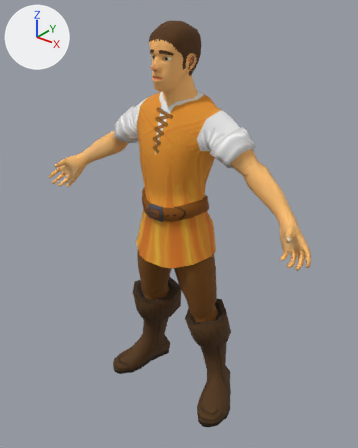
A saved change to the COLLADA model data/models/Adventurer-Militia/Militia-Adventurer-RIGGED.dae.
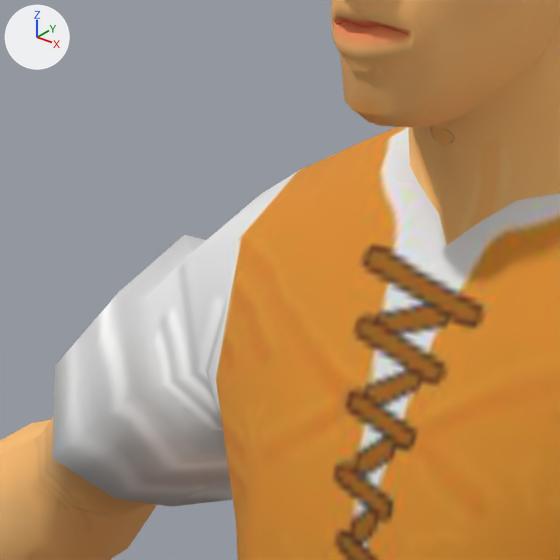
Old and new are each drawn whole from a 50 mm lens placed at (1.64, -2.09, 2.45), pointed at (0.0, -0.04, 1.18) and again close up on the part from 30% to 51% of the width and 17% to 34% of the height. Every picture has the same lights, and +X, +Y and +Z are marked at upper left. Where no turn or scale is listed for an object, it has been applied to the vertices.

The older version as bpy lines, for what is in view:
```python
mat_default = principled_material('default')
mat_default.texture = img_militia_texture_jpg
mat_default.roughness = 0.9
me_body_001 = bpy.data.meshes.new('Body.001')
me_body_001.from_pydata(...)  # 1834 vertices, 3640 faces; spans x -0.89..0.93, y -0.07..0.37, z -1.14..1.14
me_body_001.materials.append(mat_default)  # picture img_militia_texture_jpg
ob_body_001 = bpy.data.objects.new('Body_001', me_body_001)
ob_body_001.location = (-0.018, -0.21, 1.145)
```
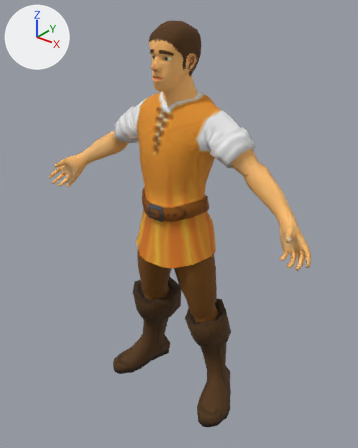
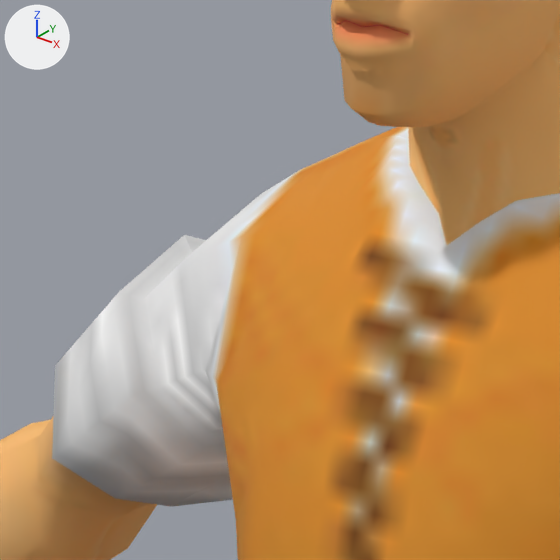
Pixel boxes (x1, y1, x2, y2) of what changed, in the close-ups (560 x 560 px):
'Body_001', surface changed
    both: (94, 125, 560, 560)

Patch to the scene script:
```diff
--- a/data/models/Adventurer-Militia/Militia-Adventurer-RIGGED.dae.py
+++ b/data/models/Adventurer-Militia/Militia-Adventurer-RIGGED.dae.py
@@ img_militia_texture_png @@
+img_militia_texture_png = load_image('Militia-Texture.png', 'Militia-Texture.png', 256, 256, 'sRGB')
@@ mat_default @@
 mat_default = principled_material('default')
-mat_default.texture = img_militia_texture_jpg
+mat_default.texture = img_militia_texture_png
 mat_default.roughness = 0.9
```
